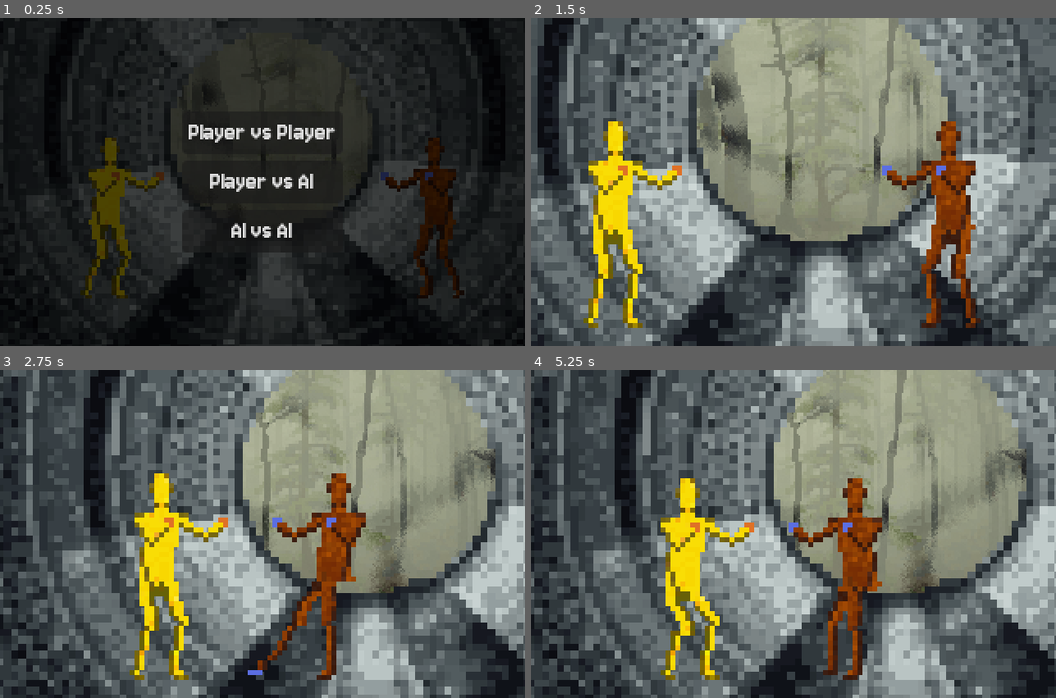
Above: before the commit, frames 1-4 (two rows, left to right).
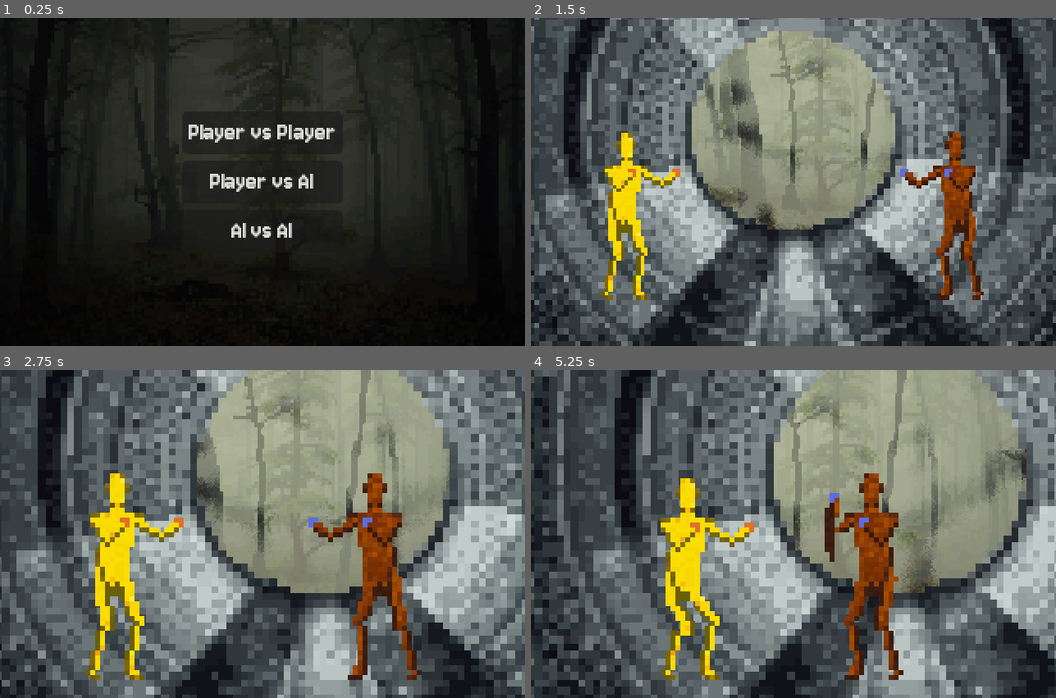
Above: after the commit, the same moments.

Repository: vydramain/Sewermaid
Game: Godot game, scene res://resources/sewer_area.tscn
Same seed, same stepped clock (60 frames per second), same inputs: the game is played once before the commit and once after it.
Inputs (mouse positions are in pixels of both pictures, inside the frame that each line leads up to):
- Up to frame 1 (0.25 s): no input
- Up to frame 2 (1.5 s): click "Player vs AI" at 0.5 s; click (762, 182) at 1.25 s, where only the run after the commit has a clickable "Piss"
- Up to frame 3 (2.75 s): move the mouse to (378, 517) at 2.02 s; click (378, 517) at 2.17 s
- Up to frame 4 (5.25 s): move the mouse to (688, 550) at 2.77 s; click (688, 550) at 2.92 s; move the mouse to (846, 461) at 3.52 s; click (846, 461) at 3.67 s; move the mouse to (767, 599) at 4.27 s; click (767, 599) at 4.42 s; move the mouse to (951, 583) at 5.02 s; click (951, 583) at 5.17 s

The runs differ from the first frame. In frame 1, 15% of the frame differs, in the area x 0-100%, y 0-100%; in frame 2, 61%; in frame 3, 65%; in frame 4, 4.9%.

Commit message:
feat: Added ability to choose avatar in p vs ai mode

Diff:
--- /dev/null
+++ b/avatar.gd
@@ -0,0 +1,18 @@
+extends Control
+
+@export var main_scene: Node2D = null
+@export var menu: Control = null
+
+func _ready() -> void:
+	self.visible = false
+
+func _on_piss_button_pressed() -> void:
+	if main_scene != null and "player_choose" in main_scene:
+		main_scene.player_choose = "piss"
+		main_scene.setup_game()
+
+
+func _on_poop_button_pressed() -> void:
+	if main_scene != null and "player_choose" in main_scene:
+		main_scene.player_choose = "poop"
+		main_scene.setup_game()
--- /dev/null
+++ b/avatar.tscn
@@ -0,0 +1,63 @@
+[gd_scene load_steps=4 format=3 uid="uid://2jnh5u3m0ym2"]
+
+[ext_resource type="Script" uid="uid://bkqk4mpuxgmn6" path="res://avatar.gd" id="1_07tn8"]
+[ext_resource type="FontFile" uid="uid://t1vo5jk2bru1" path="res://assets/fonts/Jersey10-Regular.ttf" id="1_702cj"]
+[ext_resource type="Texture2D" uid="uid://2x370vo5fh6k" path="res://assets/textures/forest_background.png" id="1_kn5ym"]
+
+[node name="Avatar" type="Control"]
+layout_mode = 3
+anchors_preset = 15
+anchor_right = 1.0
+anchor_bottom = 1.0
+grow_horizontal = 2
+grow_vertical = 2
+script = ExtResource("1_07tn8")
+
+[node name="TextureRect" type="TextureRect" parent="."]
+layout_mode = 1
+anchors_preset = 15
+anchor_right = 1.0
+anchor_bottom = 1.0
+grow_horizontal = 2
+grow_vertical = 2
+texture = ExtResource("1_kn5ym")
+
+[node name="ColorRect" type="ColorRect" parent="."]
+layout_mode = 1
+anchors_preset = 15
+anchor_right = 1.0
+anchor_bottom = 1.0
+grow_horizontal = 2
+grow_vertical = 2
+color = Color(0, 0, 0, 0.69411767)
+
+[node name="HBoxContainer" type="HBoxContainer" parent="."]
+layout_mode = 1
+anchors_preset = 8
+anchor_left = 0.5
+anchor_top = 0.5
+anchor_right = 0.5
+anchor_bottom = 0.5
+offset_left = -34.0
+offset_top = -13.0
+offset_right = 34.0
+offset_bottom = 13.0
+grow_horizontal = 2
+grow_vertical = 2
+alignment = 1
+
+[node name="PissButton" type="Button" parent="HBoxContainer"]
+layout_mode = 2
+size_flags_horizontal = 2
+theme_override_constants/outline_size = 0
+theme_override_fonts/font = ExtResource("1_702cj")
+text = "Piss"
+
+[node name="PoopButton" type="Button" parent="HBoxContainer"]
+layout_mode = 2
+size_flags_horizontal = 6
+theme_override_fonts/font = ExtResource("1_702cj")
+text = "Poop"
+
+[connection signal="pressed" from="HBoxContainer/PissButton" to="." method="_on_piss_button_pressed"]
+[connection signal="pressed" from="HBoxContainer/PoopButton" to="." method="_on_poop_button_pressed"]
--- a/resources/menu.gd
+++ b/resources/menu.gd
@@ -1,6 +1,7 @@
 extends Control
 
 @export var main_scene: Node2D = null
+@export var avatar: Control = null
 
 func _on_player_vs_player_pressed() -> void:
 	if main_scene != null and main_scene.has_method("run_p_vs_p"):
--- a/resources/sewer_area.gd
+++ b/resources/sewer_area.gd
@@ -4,6 +4,7 @@
 @onready var player2 = $Poop
 
 @onready var menu = $CanvasLayer/Menu
+@onready var avatar = $CanvasLayer/Avatar
 
 enum GameMode {
 	TWO_PLAYERS,
@@ -12,6 +13,7 @@
 }
 
 @export var game_mode: GameMode = GameMode.PLAYER_VS_AI
+@export var player_choose: String = "Piss"
 @export var ai_difficulty: float = 0.5
 @export var ai_aggression: float = 0.6
 
@@ -27,7 +29,7 @@
 func run_p_vs_ai() -> void:
 	game_mode = GameMode.PLAYER_VS_AI
 	menu.visible = false
-	setup_game()
+	avatar.visible = true
 
 func run_ai_vs_ai() -> void:
 	game_mode = GameMode.AI_VS_AI
@@ -35,6 +37,9 @@
 	setup_game()
 
 func setup_game() -> void:
+	menu.visible = false
+	avatar.visible = false
+
 	match game_mode:
 		GameMode.TWO_PLAYERS:
 			setup_two_players()
@@ -53,11 +58,12 @@
 	print("Game Mode: Two Players")
 
 func setup_player_vs_ai() -> void:
-	# Player 1 uses controller 0
-	player1.set_controller_input(1)
-
-	# Player 2 is AI
-	player2.set_ai_input(player1, ai_difficulty, ai_aggression)
+	if player_choose == "piss":
+		player1.set_controller_input(0)
+		player2.set_ai_input(player1, ai_difficulty, ai_aggression)
+	else:
+		player1.set_ai_input(player2, ai_difficulty, ai_aggression)
+		player2.set_controller_input(0)
 
 	print("Game Mode: Player vs AI")
 
--- a/resources/sewer_area.tscn
+++ b/resources/sewer_area.tscn
@@ -12,6 +12,7 @@
 [ext_resource type="Texture2D" uid="uid://celxc7irpmxko" path="res://assets/textures/poop_particle.png" id="9_10xsc"]
 [ext_resource type="PackedScene" uid="uid://din2yvh8x80wn" path="res://resources/winner_screen.tscn" id="9_vom5e"]
 [ext_resource type="PackedScene" uid="uid://n73pchww1adc" path="res://resources/menu.tscn" id="12_7cb6s"]
+[ext_resource type="PackedScene" uid="uid://2jnh5u3m0ym2" path="res://avatar.tscn" id="13_od6ra"]
 
 [sub_resource type="RectangleShape2D" id="RectangleShape2D_10xsc"]
 size = Vector2(308, 202)
@@ -148,10 +149,11 @@
 [node name="Menu" parent="CanvasLayer" node_paths=PackedStringArray("main_scene") instance=ExtResource("12_7cb6s")]
 main_scene = NodePath("../..")
 
-[node name="TextureRect" parent="CanvasLayer/Menu" index="0"]
-texture = null
+[node name="Avatar" parent="CanvasLayer" node_paths=PackedStringArray("main_scene") instance=ExtResource("13_od6ra")]
+main_scene = NodePath("../..")
 
 [editable path="Piss"]
 [editable path="Poop"]
 [editable path="CanvasLayer/ProgressBars"]
 [editable path="CanvasLayer/Menu"]
+[editable path="CanvasLayer/Avatar"]
Not shown, added: avatar.gd.uid
Not shown: 1 places in resources/sewer_area.tscn that only renumber resources
